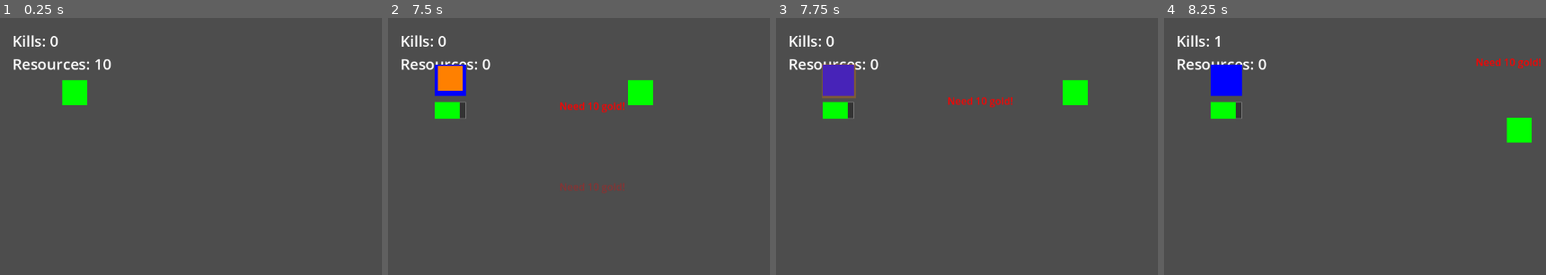
Above: before the commit, frames 1-4 (left to right).
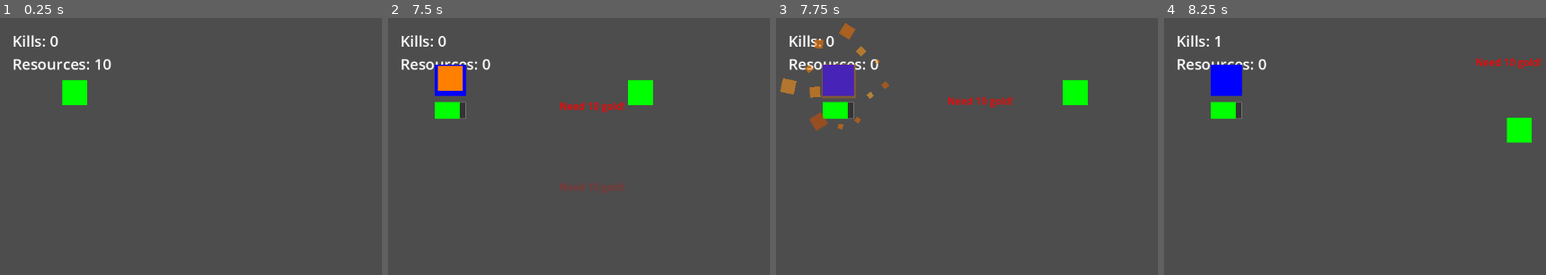
Above: after the commit, the same moments.

Repository: Sephon/testaiproject
Game: Godot game, scene res://Main.tscn
Same seed, same stepped clock (60 frames per second), same inputs: the game is played once before the commit and once after it.
Inputs:
- Up to frame 1 (0.25 s): no input
- Up to frame 2 (7.5 s): tap Enter at 0.5 s; hold Right (ui_right) 0.53-1.28 s; hold B 0.53-1.28 s; tap Space (ui_select) at 0.77, 1.52, 3.02, 3.77, 4.52, 6.02, 6.77 s; hold Down (ui_down) 1.28-2.03 s; tap B every 1.5 s from 1.35 to 7.35 s; hold Right (ui_right) 2.03-2.78 s; hold B 2.03-2.78 s; hold Up (ui_up) 2.78-3.53 s; hold B 3.53-4.28 s; hold Left (ui_left) 3.53-5.03 s; hold Down (ui_down) 5.03-5.78 s; hold B 5.03-5.78 s; hold Right (ui_right) 5.78-6.53 s; hold Up (ui_up) 6.53-7.28 s; hold B 6.53-7.28 s; hold Right (ui_right) from 7.28 s (still down)
- Up to frame 3 (7.75 s): keep holding Right (ui_right); tap Space (ui_select) at 7.52 s
- Up to frame 4 (8.25 s): release Right (ui_right) at 8.03 s; hold Down (ui_down) from 8.03 s (still down); hold B from 8.03 s (still down)

Frames 1-2 are identical in both runs. In frame 3, 1.0% of the frame differs, in the area x 1-30%, y 1-45%; in frame 4, nothing differs.

Commit message:
A more dramatic enemy explosion

Diff:
--- a/testaiproject/Enemy.gd
+++ b/testaiproject/Enemy.gd
@@ -5,6 +5,7 @@
 var exploding = false
 var explosion_time = 0.0
 var explosion_duration = 0.3
+var explosion_scene = preload("res://ExplosionEffect.tscn")
 
 # Movement behavior variables
 var current_direction = Vector2.ZERO
@@ -148,3 +149,8 @@
 	print("Enemy start_explosion called")  # Debug print
 	exploding = true
 	explosion_time = 0.0
+
+	# Create the explosion effect
+	var explosion = explosion_scene.instantiate()
+	get_parent().add_child(explosion)
+	explosion.position = position
--- /dev/null
+++ b/testaiproject/ExplosionEffect.gd
@@ -0,0 +1,76 @@
+extends Node2D
+
+var duration = 0.5  # Total duration of the explosion
+var elapsed_time = 0.0
+var particles = []  # Array to store explosion particles
+var num_particles = 12  # Number of particles in the explosion
+var base_speed = 300  # Base speed of particles
+var size_variation = 0.5  # How much the particle sizes can vary
+
+class Particle:
+	var rect: ColorRect
+	var velocity: Vector2
+	var rotation_speed: float
+	var scale_speed: float
+	var color: Color
+
+	func _init(pos: Vector2, vel: Vector2, size: float, col: Color):
+		rect = ColorRect.new()
+		rect.size = Vector2(size, size)
+		rect.position = pos
+		rect.color = col
+		velocity = vel
+		rotation_speed = randf_range(-10, 10)  # Random rotation speed
+		scale_speed = randf_range(0.5, 1.5)    # Random scale speed
+		color = col
+
+func _ready():
+	# Create particles
+	for i in range(num_particles):
+		var angle = (2 * PI * i) / num_particles  # Evenly distribute particles
+		var speed = base_speed * randf_range(0.8, 1.2)  # Add some randomness to speed
+		var velocity = Vector2(cos(angle), sin(angle)) * speed
+
+		# Random size between 4 and 12
+		var size = randf_range(4, 12)
+
+		# Create a particle with random color variation
+		var base_color = Color(1, 0.5, 0)  # Orange base color
+		var color_variation = randf_range(-0.2, 0.2)
+		var particle_color = Color(
+			base_color.r + color_variation,
+			base_color.g + color_variation,
+			base_color.b + color_variation,
+			1.0
+		)
+
+		var particle = Particle.new(Vector2.ZERO, velocity, size, particle_color)
+		particles.append(particle)
+		add_child(particle.rect)
+
+func _process(delta):
+	elapsed_time += delta
+	var progress = elapsed_time / duration
+
+	# Update each particle
+	for particle in particles:
+		# Move particle
+		particle.rect.position += particle.velocity * delta
+
+		# Rotate particle
+		particle.rect.rotation_degrees += particle.rotation_speed
+
+		# Scale particle (grow then shrink)
+		var scale_factor = 1.0
+		if progress < 0.5:
+			scale_factor = 1.0 + progress * 2 * particle.scale_speed
+		else:
+			scale_factor = 2.0 * particle.scale_speed - (progress - 0.5) * 2 * particle.scale_speed
+		particle.rect.scale = Vector2.ONE * scale_factor
+
+		# Fade out
+		particle.rect.modulate.a = 1.0 - progress
+
+	# Remove the explosion when it's done
+	if elapsed_time >= duration:
+		queue_free()
--- /dev/null
+++ b/testaiproject/ExplosionEffect.tscn
@@ -0,0 +1,6 @@
+[gd_scene load_steps=2 format=3 uid="uid://c8j6y4q3n2k1m"]
+
+[ext_resource type="Script" path="res://ExplosionEffect.gd" id="1_explosion"]
+
+[node name="ExplosionEffect" type="Node2D"]
+script = ExtResource("1_explosion")
